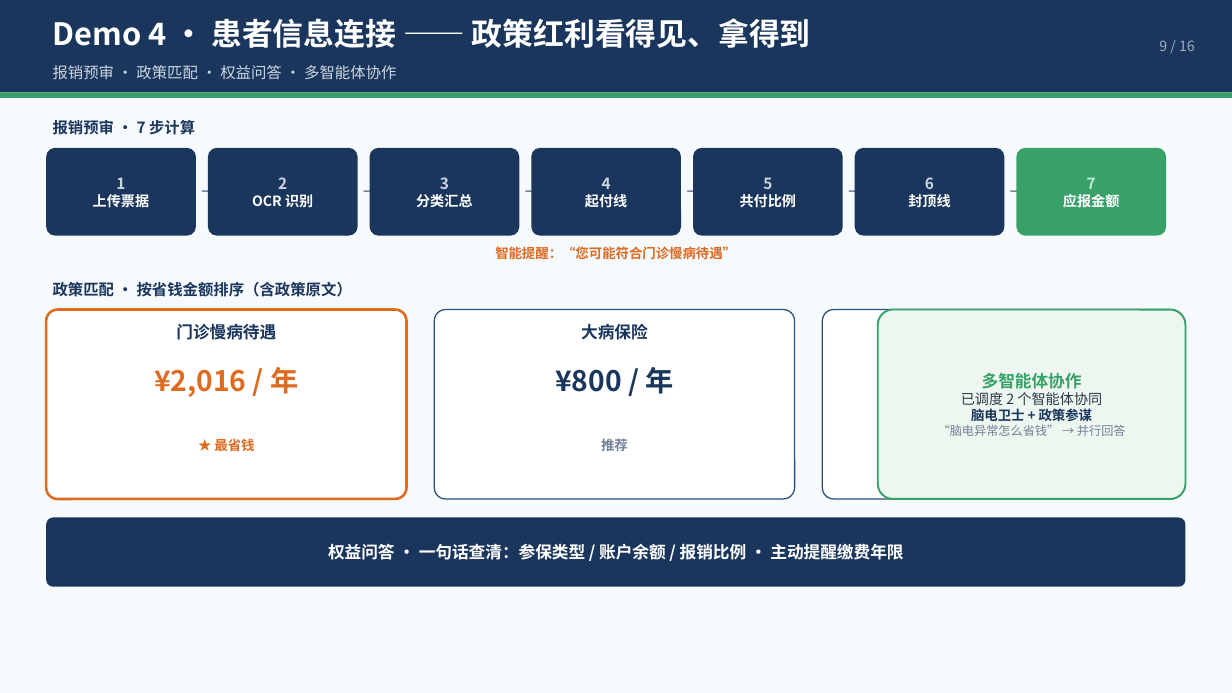
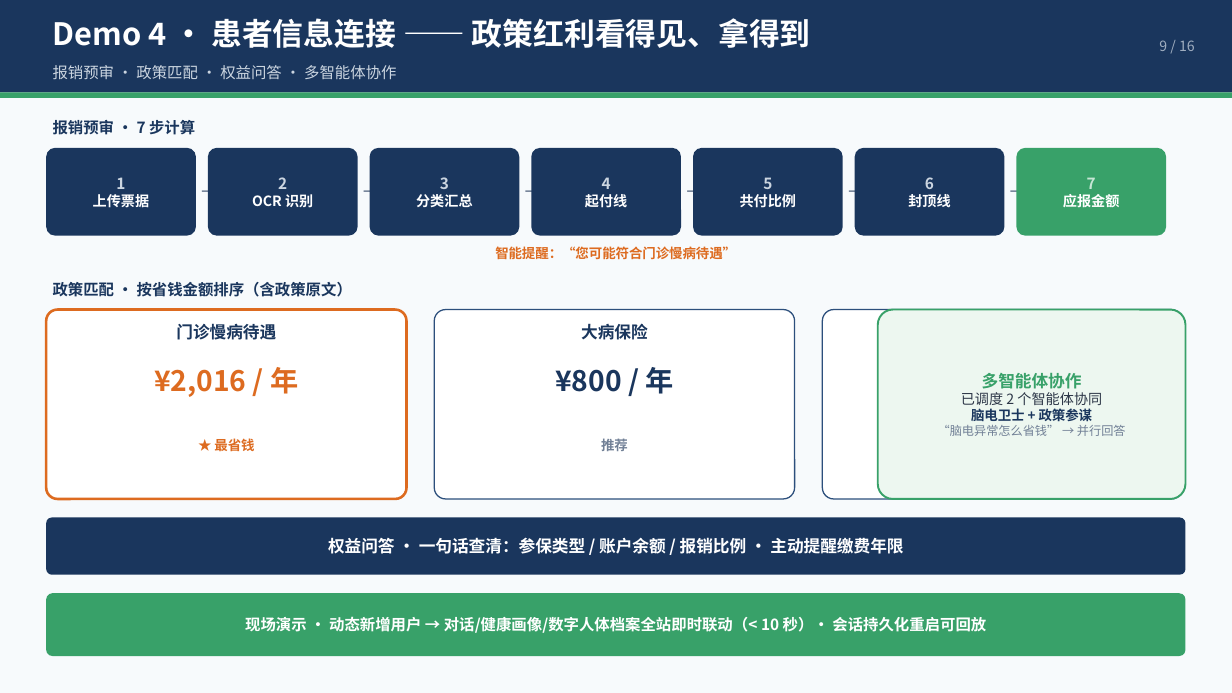
Before and after one commit to yigenfeng0707-netizen/medsignal-agent, a slide deck: slide 9 of docs/MedSignal.pptx. Drawn at 1232x693 pixels with LibreOffice and Linux fonts; fonts in the diff are those of the drawing. Boxes give left, top, right and bottom in pixels: in the first picture for what was removed or moved away, otherwise in the second. Text is boxed around its words. In the diff, an @@ line names an element or a change of style, - is before the commit and + after.

```diff
--- a/docs/MedSignal.pptx
+++ b/docs/MedSignal.pptx
@@ rounded rectangle "权益问答 · 一句话查清：参保类型 / 账户余额 ...": place and size @@
-rounded rectangle "权益问答 · 一句话查清：参保类型 / 账户余额 ..." at (46, 518, 1186, 587)
+rounded rectangle "权益问答 · 一句话查清：参保类型 / 账户余额 ..." at (46, 518, 1186, 575)
@@ rounded rectangle added at (46, 593, 1186, 656), fill #38A169, 12 pt, text #FFFFFF, bold @@
+现场演示 · 动态新增用户 → 对话/健康画像/数字人体档案全站即时联动（< 10 秒）· 会话持久化重启可回放
```
Also in this commit, not shown: 2 other slides changed, 4 other files.
